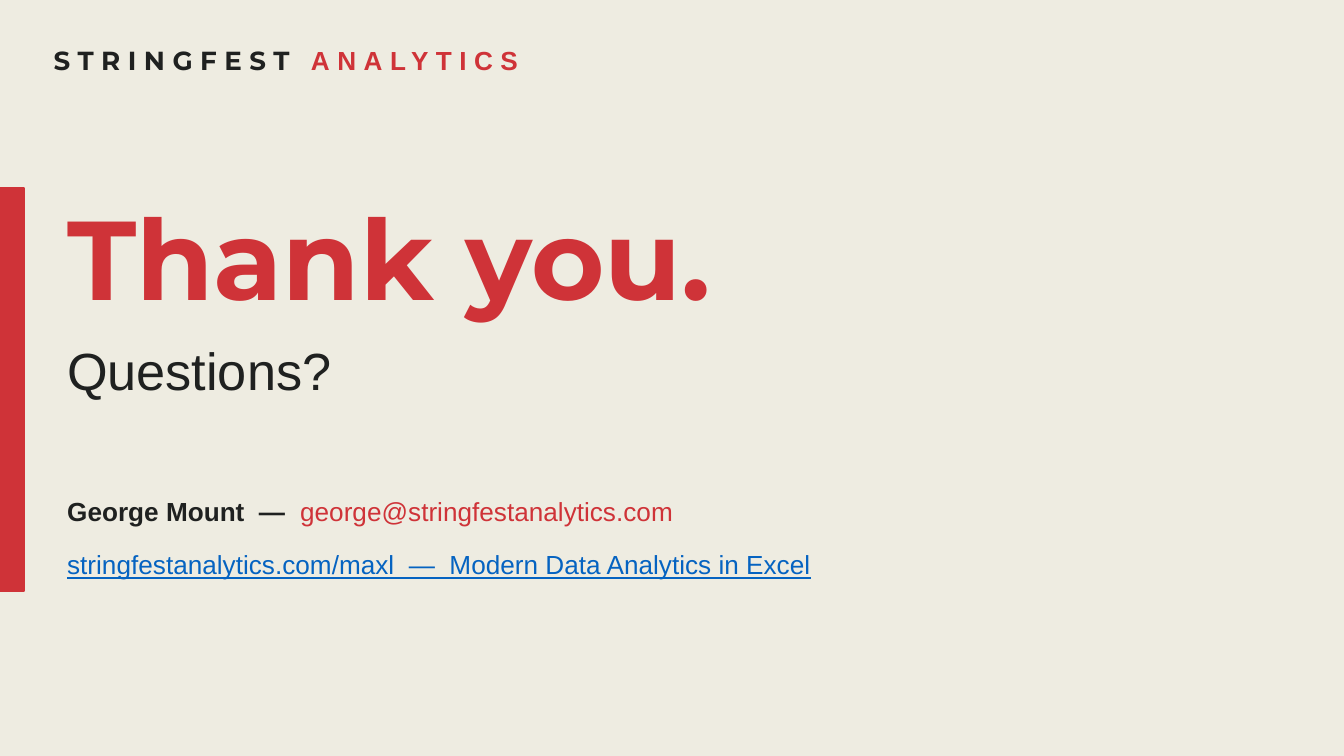
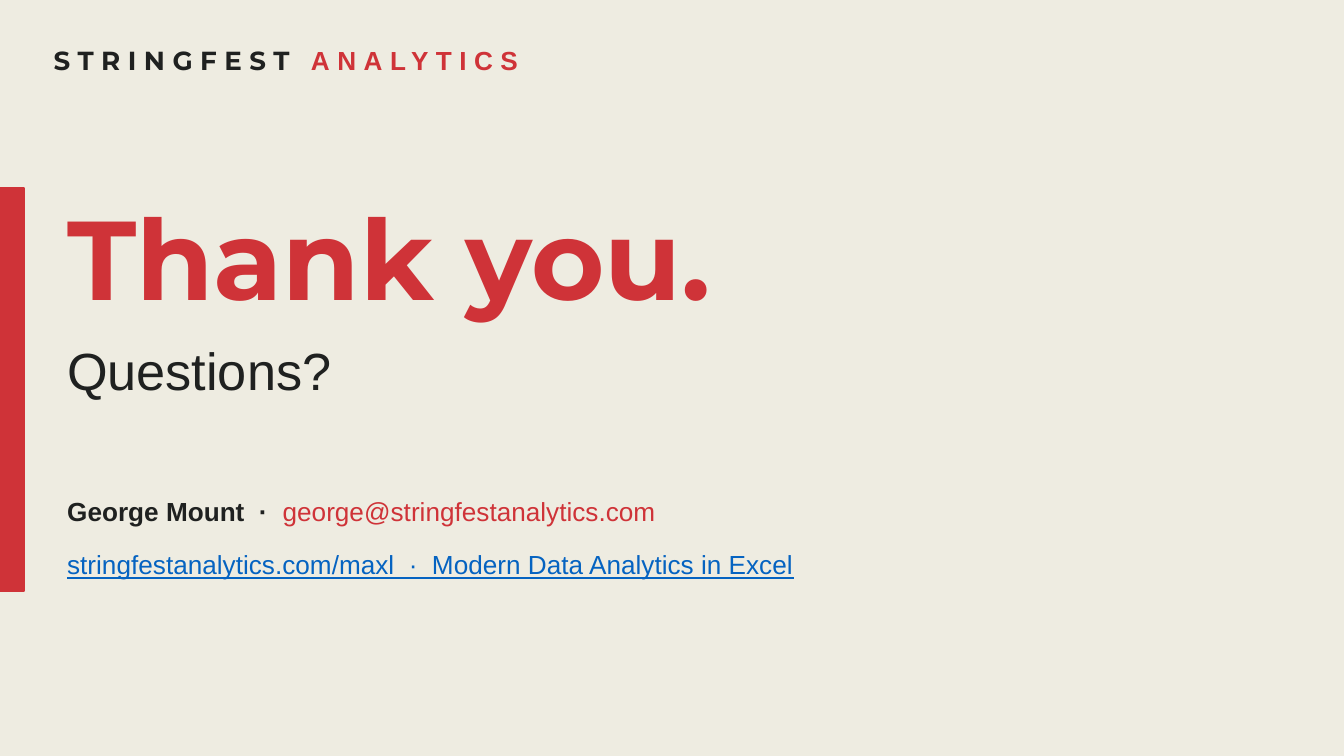
Before and after one commit to stringfestdata/ai-for-excel-demo-day, a slide deck: slide 16 of AI-for-Excel-Demo-Day.pptx (slide 14 before the commit). Drawn at 1344x756 pixels with LibreOffice and Linux fonts; fonts in the diff are those of the drawing. Boxes give left, top, right and bottom in pixels: in the first picture for what was removed or moved away, otherwise in the second. Text is boxed around its words. In the diff, an @@ line names an element or a change of style, - is before the commit and + after.

```diff
--- a/AI-for-Excel-Demo-Day.pptx
+++ b/AI-for-Excel-Demo-Day.pptx
@@ text at (67, 502, 656, 526): text changed @@
-George Mount — george@stringfestanalytics.com
+George Mount · george@stringfestanalytics.com
@@ text at (67, 555, 793, 580): text changed @@
-stringfestanalytics.com/maxl — Modern Data Analytics in Excel
+stringfestanalytics.com/maxl · Modern Data Analytics in Excel
```
Also in this commit, not shown: 13 other slides changed, 2 slides added, 1 other file.
